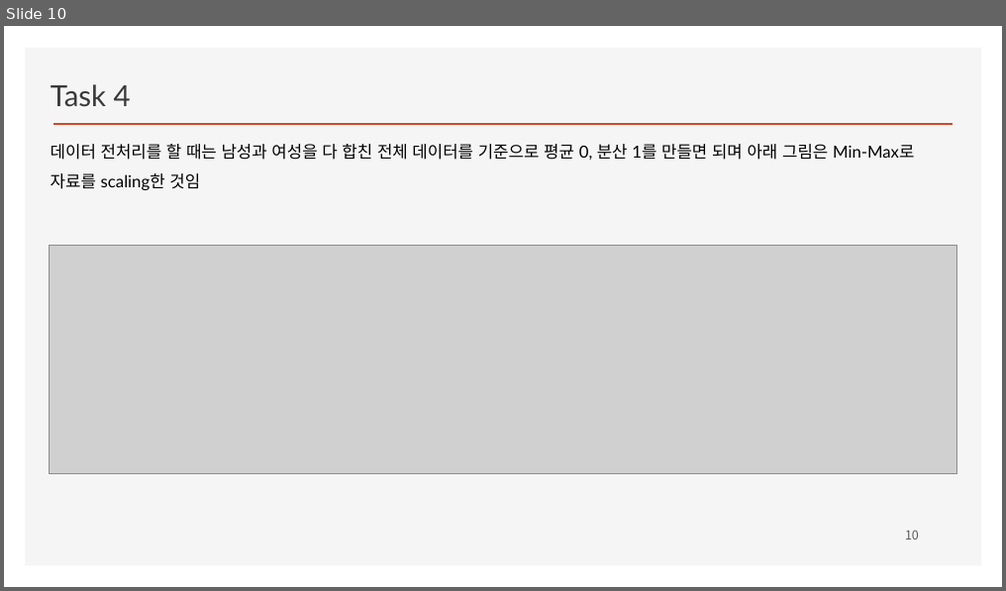
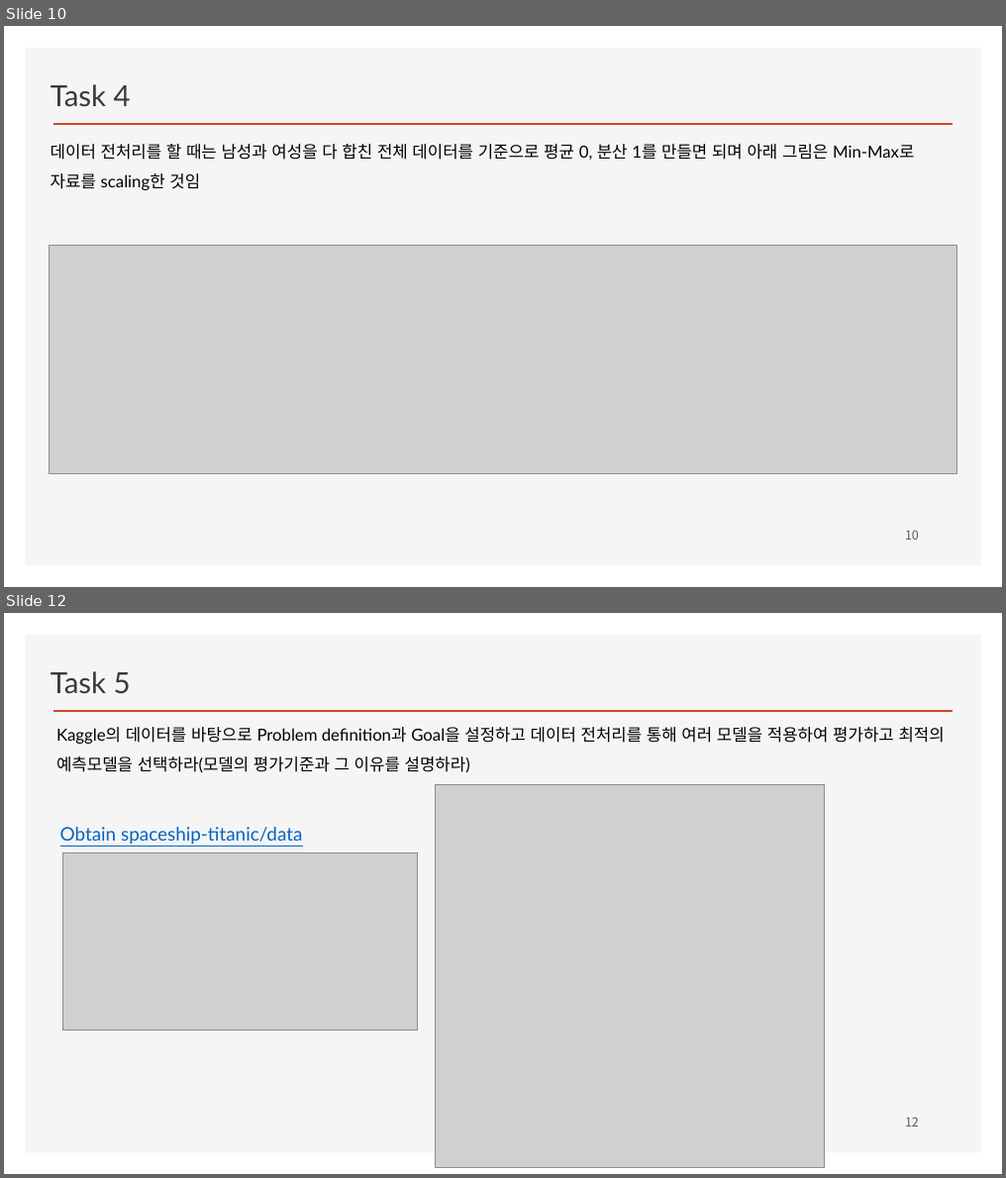
Before and after one commit to ancestor9/2026_Fall_Machine-Learning, a slide deck: 01_ML.pptx. Shown one above the other, each under a label of ours: slide 10 before the commit, slides 10 and 12 after it; the slides between them are not shown. The pictures are 1006x591 and 1006x1178 pixels, drawn with LibreOffice and Linux fonts; fonts in the diff are those of the drawing; grey boxes stand for pictures; background and template pictures are left out. Boxes give left, top, right and bottom in pixels: in the first picture for what was removed or moved away, otherwise in the second. Text is boxed around its words. In the diff, an @@ line names an element or a change of style, - is before the commit and + after.

```diff
--- a/01_ML.pptx
+++ b/01_ML.pptx
@@ slide 12 added at (x1=4, y1=613, x2=1002, y2=1174), background #FFFFFF; not listed: 2 template elements that a slide beside it also shows @@
@@ text added at (x1=51, y1=671, x2=131, y2=694), 28 pt, text #3B3838 @@
+Task 5
@@ text added at (x1=56, y1=727, x2=944, y2=773), 16 pt, text #000000 @@
+Kaggle의 데이터를 바탕으로 Problem definition과 Goal을 설정하고 데이터 전처리를 통해 여러 모델을 적용하여 평가하고 최적의 예측모델을 선택하라(모델의 평가기준과 그 이유를 설명하라)
@@ picture added at (x1=436, y1=784, x2=825, y2=1167) @@
@@ text added at (x1=60, y1=827, x2=302, y2=845), 18 pt, text #0563C1, underline @@
+Obtain spaceship-titanic/data
@@ picture added at (x1=63, y1=853, x2=417, y2=1030) @@
@@ page number added at (x1=905, y1=1117, x2=919, y2=1127), 12 pt, text #595959 @@
+12
```
Also in this commit, not shown: 1 slide changed.
